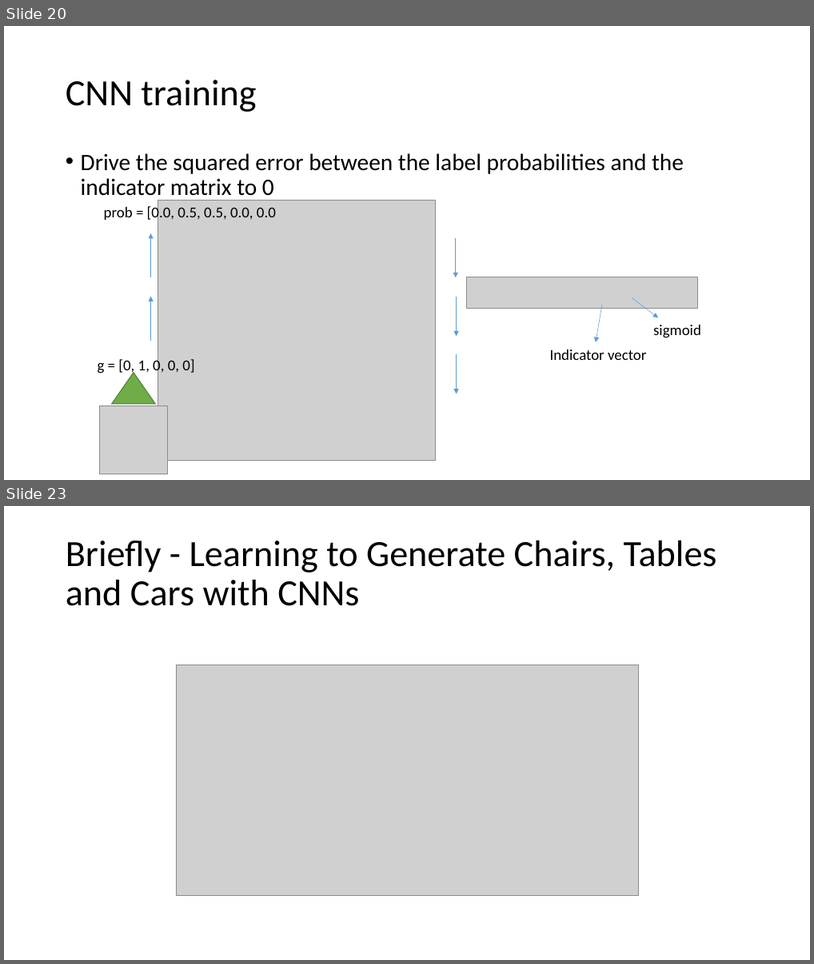
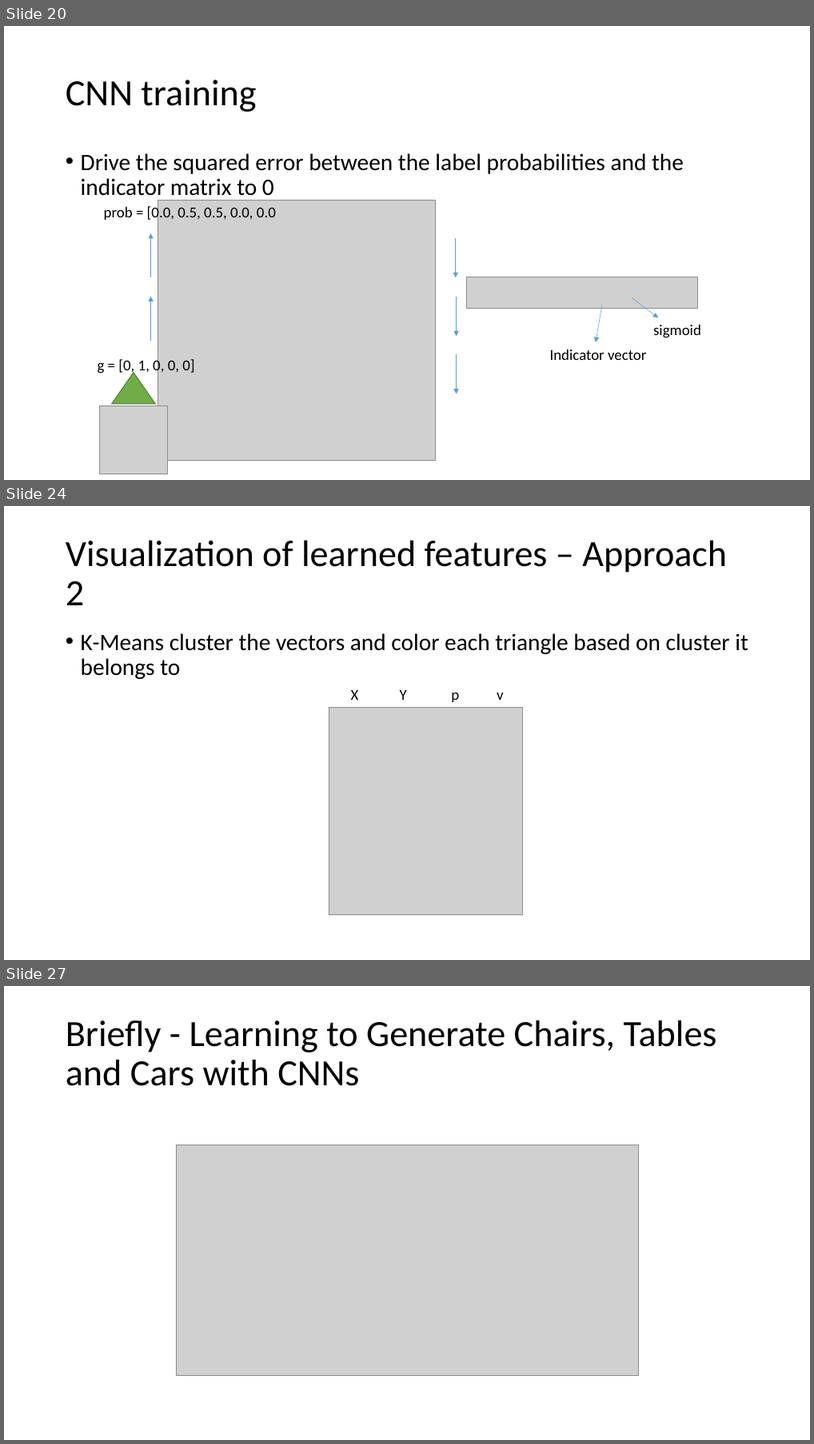
Before and after one commit to indivisibleatom/lectureNotes, a slide deck: sources/Guo_Mesh_Labeling.pptx. Shown one above the other, each under a label of ours: slides 20 and 23 before the commit, slides 20, 24 and 27 after it; the slides between them are not shown. The pictures are 814x964 and 814x1444 pixels, drawn with LibreOffice and Linux fonts; fonts in the diff are those of the drawing; grey boxes stand for pictures. Boxes give left, top, right and bottom in pixels: in the first picture for what was removed or moved away, otherwise in the second. Text is boxed around its words. In the diff, an @@ line names an element or a change of style, - is before the commit and + after.

```diff
--- a/sources/Guo_Mesh_Labeling.pptx
+++ b/sources/Guo_Mesh_Labeling.pptx
@@ slide 24 added at <box>4,506,810,960</box>, background #FFFFFF @@
@@ title added at <box>66,540,727,605</box>, 44 pt, text #000000 @@
+Visualization of learned features – Approach 2
@@ text added at <box>81,633,749,679</box>, 28 pt, text #000000 @@
+• K-Means cluster the vectors and color each triangle based on cluster it belongs to
@@ text added at <box>351,690,504,702</box>, 18 pt, text #000000 @@
+X Y p v
@@ picture added at <box>329,707,523,914</box> @@
@@ what was slide 23 is now slide 27 @@
```
Also in this commit, not shown: 1 slide changed, 4 other slides added, 1 slide removed.
